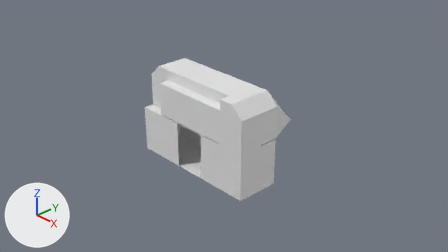
What one commit did to the Blender file Models/Heisenberg/AirlockModule.blend.
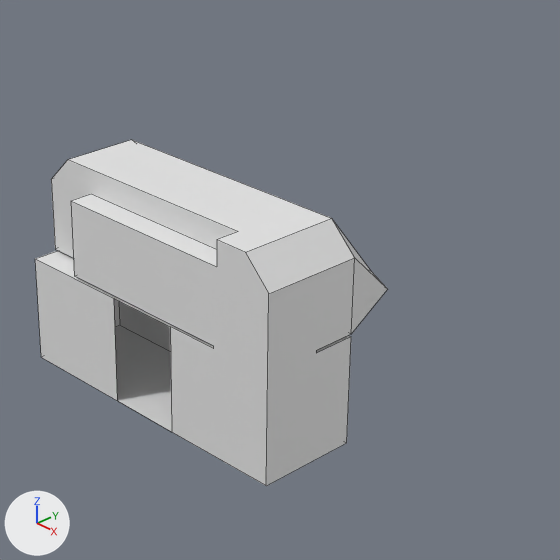
Old and new are each drawn from the file's camera 'Camera' and again close up on the part from 29% to 81% of the width and 0% to 92% of the height. The lights are fixed; the arrows at lower left show +X, +Y and +Z. The close-ups show mesh edges as thin lines. Objects named as collision shapes, trigger or cutter boxes, shadow casters or lower levels of detail are left out.

Names of what the first close-up shows: 'shellCollider'.
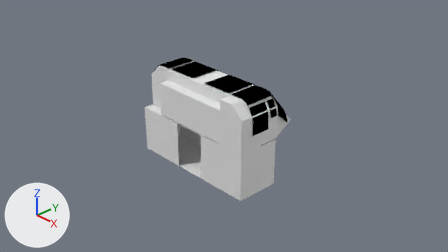
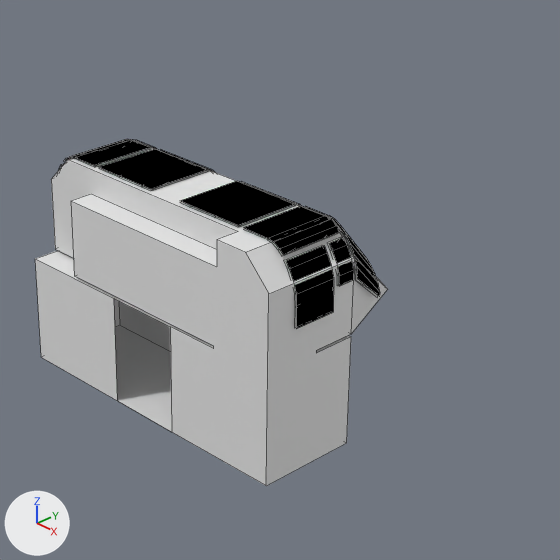
The change, as a list of edits to the scene's bpy script:
```text
Add ng_maincolor:
    ng_maincolor = bpy.data.node_groups.new('MainColor', 'ShaderNodeTree')
    # nodes: Math, Mix
Add ng_color4:
    ng_color4 = bpy.data.node_groups.new('Color4', 'ShaderNodeTree')
    _s = ng_color4.interface.new_socket(name='Color', in_out='OUTPUT', socket_type='NodeSocketColor')
    _s = ng_color4.interface.new_socket(name='Alpha', in_out='OUTPUT', socket_type='NodeSocketFloat')
    _s = ng_color4.interface.new_socket(name='Color', in_out='INPUT', socket_type='NodeSocketColor')
    _s = ng_color4.interface.new_socket(name='Alpha', in_out='INPUT', socket_type='NodeSocketFloat')
    _s.min_value = 1.0
    _N = ng_color4.nodes; _L = ng_color4.links
    n0 = _N.new('NodeGroupInput'); n0.name = 'Group Input'
    n1 = _N.new('NodeGroupOutput'); n1.name = 'Group Output'
    _L.new(n0.outputs[1], n1.inputs[1])  # 'Alpha' to 'Alpha'
    _L.new(n0.outputs[0], n1.inputs[0])  # 'Color' to 'Color'
Add ng_standardshader:
    ng_standardshader = bpy.data.node_groups.new('StandardShader', 'ShaderNodeTree')
    # nodes: BsdfPrincipled, Math, NormalMap
Add mat_bison3space:
    mat_bison3space = bpy.data.materials.new('Bison3Space')
    # nodes: Group, OutputMaterial, Value, VertexColor
    # colours: white #ffffff, grey #bcbcbc, black #000000, blue #bcbcff
Add mat_windowtransparent:
    mat_windowtransparent = diffuse_material('WindowTransparent')
    mat_windowtransparent.base_color = (0.8, 0.8, 0.8)  # white #e7e7e7
Add me_firewall_001:
    me_firewall_001.from_pydata(...)  # 102 vertices, 40 faces; spans x -4.24..4.24, y 0.89..3.22, z -0.6..2.67
    me_firewall_001.materials.append(mat_bison3space)  # its picture is missing
Add me_windows:
    me_windows.from_pydata(...)  # 136 vertices, 110 faces; spans x -4.18..4.18, y 0.87..3.17, z -0.6..2.63
    me_windows.materials.append(mat_windowtransparent)  # white #e7e7e7
Add ob_depthmask:
    ob_depthmask = bpy.data.objects.new('depthMask', me_firewall_001)
    ob_depthmask.parent = ob_freeiva
    ob_depthmask.location = (0.0, -0.393, 0.0)
    ob_depthmask.rotation_euler = (1.571, 0.0, 3.142)  # degrees (90, 0, 180)
    ob_depthmask.scale = (0.305, 0.305, 0.305)
Add ob_glass:
    ob_glass = bpy.data.objects.new('glass', me_windows)
    ob_glass.parent = ob_freeiva
    ob_glass.location = (0.0, -0.393, 0.0)
    ob_glass.rotation_euler = (1.571, 0.0, 3.142)  # degrees (90, 0, 180)
    ob_glass.scale = (0.305, 0.305, 0.305)
```

Location of each change, [x1, y1, x2, y2] in pixels of the close-ups (560 x 560 px):
'depthMask', added (black)
    after: [58, 139, 380, 329]
'glass', added
    after: [73, 148, 377, 328]
